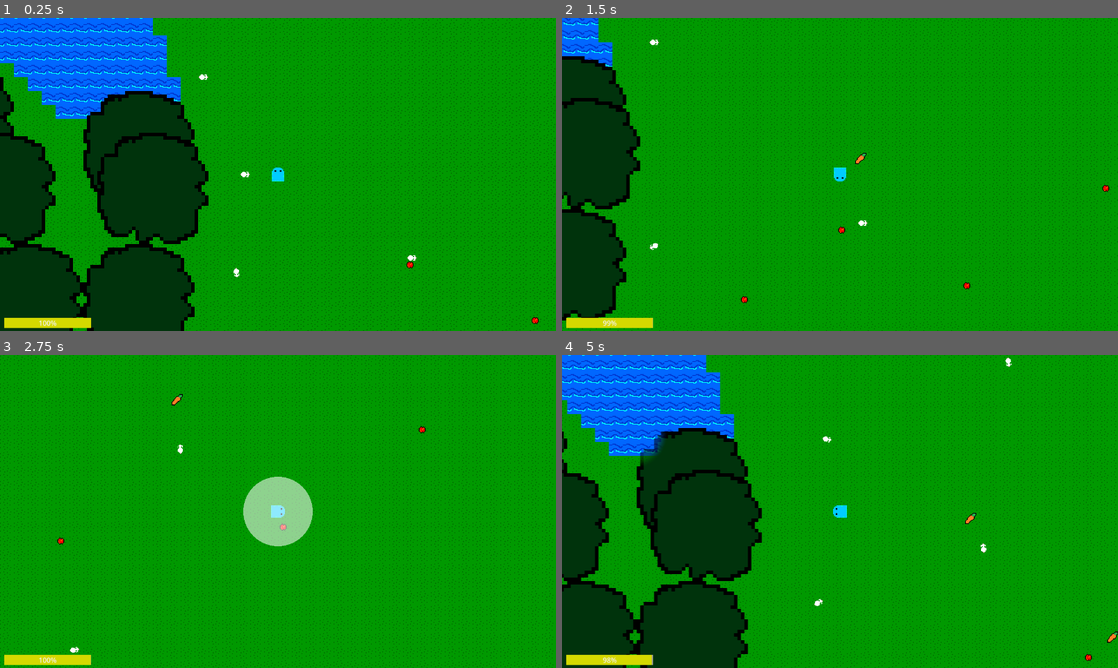
Above: before the commit, frames 1-4 (two rows, left to right).
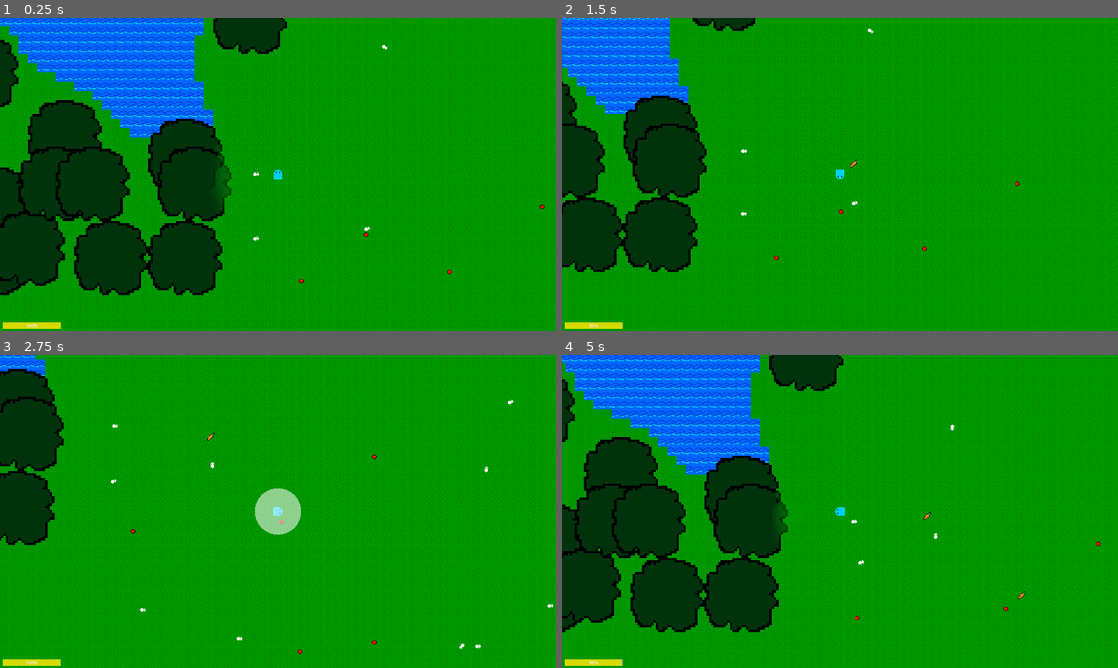
Above: after the commit, the same moments.

Repository: Kyhel/lost-in-pixels
Game: Godot game, scene res://scenes/game.tscn
The game is run twice, just before and just after one commit, with the same random seed, the same clock (stepped at 60 frames per second) and the same inputs.
Inputs:
- Up to frame 1 (0.25 s): no input
- Up to frame 2 (1.5 s): hold Right (ui_right) 0.53-1.28 s; hold F (attack) 0.53-1.28 s; hold Down (ui_down) from 1.28 s (still down); tap Q (spawn_carrot) at 1.35 s
- Up to frame 3 (2.75 s): release Down (ui_down) at 2.03 s; hold Right (ui_right) from 2.03 s (still down); hold F (attack) from 2.03 s (still down)
- Up to frame 4 (5 s): release Right (ui_right) at 2.78 s; release F (attack) at 2.78 s; hold Up (ui_up) 2.78-3.53 s; tap Q (spawn_carrot) at 2.85, 4.35 s; hold F (attack) 3.53-4.28 s; hold Left (ui_left) from 3.53 s (still down)

The runs differ from the first frame. In frame 1, 33% of the frame differs, in the area x 0-100%, y 0-100%; in frame 2, 25%; in frame 3, 17%; in frame 4, 33%.

Commit message:
Added beavers, and the ability to swim

Diff:
--- a/actors/base/creature.gd
+++ b/actors/base/creature.gd
@@ -6,12 +6,6 @@
 ## [method _on_damage_taken] in subclasses to customize behavior.
 
 ## Physics layer bits (project: 1=Player, 2=Terrain, 3=Enemies, 4=Small creatures, 5=Big creatures).
-const LAYER_PLAYER := 1
-const LAYER_TERRAIN := 2
-const LAYER_ENNEMIES := 4
-const LAYER_SMALL_CREATURES := 8   # layer 4
-const LAYER_BIG_CREATURES := 16   # layer 5
-const LAYER_FLYING_CREATURES := 64   # layer 6
 
 signal damage_taken(amount: int, source: Node)
 signal died
@@ -132,22 +126,27 @@
 func _get_collision_layer() -> int:
 
 	if creature_data.can_fly:
-		return LAYER_FLYING_CREATURES | LAYER_ENNEMIES
+		return Layers.FLYING_CREATURES
 
 	if is_big:
-		return LAYER_BIG_CREATURES | LAYER_ENNEMIES
+		return Layers.BIG_CREATURES
 	else:
-		return LAYER_SMALL_CREATURES | LAYER_ENNEMIES
+		return Layers.SMALL_CREATURES
 
 func _get_collision_mask() -> int:
 
 	if creature_data.can_fly:
 		return 0
 
-	if is_big:
-		return LAYER_TERRAIN | LAYER_BIG_CREATURES
-	else:
-		return LAYER_TERRAIN | LAYER_PLAYER | LAYER_SMALL_CREATURES | LAYER_BIG_CREATURES
+	var mask = Layers.TERRAIN | Layers.BIG_CREATURES | Layers.ENVIRONMENT | Layers.WATER
+
+	if not is_big:
+		mask |= Layers.PLAYER | Layers.SMALL_CREATURES
+
+	if creature_data.can_swim:
+		mask &= ~Layers.WATER
+
+	return mask
 
 func _update_hunger(delta: float) -> void:
 
--- a/actors/base/creature_data.gd
+++ b/actors/base/creature_data.gd
@@ -24,6 +24,7 @@
 @export var goals: Array[Goal] = []
 @export var size_type: CreatureSize = CreatureSize.SMALL
 @export var can_fly: bool = false
+@export var can_swim: bool = false
 @export var scale_factor: float = 1.0
 @export var size: int = 16
 @export var hitbox_size: int = 16
@@ -33,7 +34,7 @@
 @export var rotating_speed: float = TAU
 @export var biomes: Array[WorldGenerator.Biome] = [WorldGenerator.Biome.FOREST, WorldGenerator.Biome.PLAINS]
 @export var excluded_tile_types: Array[WorldGenerator.TileType] = [WorldGenerator.TileType.WATER]
-@export var movement_types: Array[MovementType] = [MovementType.WALK]
+@export var movement_types: Array[MovementType] = [MovementType.RUN]
 @export var needs_eating: bool = false
 @export var hunger_decay_rate: float = 5.0
 @export var taming_decay_rate: float = 5.0
--- a/ai/actions/wander_action.gd
+++ b/ai/actions/wander_action.gd
@@ -11,10 +11,10 @@
 
 		target_position = pick_wander_target(creature)
 
-		if not ChunkManager.is_area_walkable_for_creature(target_position, creature.creature_data.size):
+		if not ChunkManager.is_area_walkable_for_creature(creature, target_position, creature.creature_data.size):
 			# retry once
 			target_position = pick_wander_target(creature)
-			if not ChunkManager.is_area_walkable_for_creature(target_position, creature.creature_data.size):
+			if not ChunkManager.is_area_walkable_for_creature(creature, target_position, creature.creature_data.size):
 				# give up
 				target_position = null
 				return State.RUNNING
--- /dev/null
+++ b/data/actors/animals/beaver.tres
@@ -0,0 +1,18 @@
+[gd_resource type="Resource" script_class="CreatureData" format=3 uid="uid://0x6ua5yre7y1"]
+
+[ext_resource type="Script" uid="uid://b03s60gt6mpeu" path="res://ai/goals/goal.gd" id="1_56npc"]
+[ext_resource type="Resource" uid="uid://dhnvy30mkocgp" path="res://ai/goals/wander_goal.tres" id="2_27jme"]
+[ext_resource type="Script" uid="uid://clk4ii14vm1a2" path="res://actors/base/creature_data.gd" id="2_yyua3"]
+[ext_resource type="PackedScene" uid="uid://t3fl73nnvosx" path="res://ai/sensors/rabbit_food_sensor.tscn" id="3_sas3b"]
+[ext_resource type="Texture2D" uid="uid://biu286a1d7wjw" path="res://assets/creatures/beaver.png" id="4_27jme"]
+
+[resource]
+script = ExtResource("2_yyua3")
+sprite = ExtResource("4_27jme")
+sensor_scenes = Array[PackedScene]([ExtResource("3_sas3b")])
+goals = Array[ExtResource("1_56npc")]([ExtResource("2_27jme")])
+can_swim = true
+size = 30
+hitbox_size = 12
+excluded_tile_types = Array[int]([])
+metadata/_custom_type_script = "uid://clk4ii14vm1a2"
--- a/objects/world_item.tscn
+++ b/data/objects/world_item.tscn
@@ -1,6 +1,6 @@
 [gd_scene format=3 uid="uid://bd7wbpb0jhydq"]
 
-[ext_resource type="Script" uid="uid://c832tocieksip" path="res://objects/world_item.gd" id="1"]
+[ext_resource type="Script" uid="uid://c832tocieksip" path="res://data/objects/world_item.gd" id="1"]
 
 [sub_resource type="CircleShape2D" id="CircleShape2D_3s8yu"]
 
--- a/managers/debug_config.tres
+++ b/managers/debug_config.tres
@@ -4,8 +4,9 @@
 [ext_resource type="Script" uid="uid://clk4ii14vm1a2" path="res://actors/base/creature_data.gd" id="1_vyoj0"]
 [ext_resource type="Resource" uid="uid://mok3qihbyai6" path="res://data/actors/animals/fox.tres" id="2_y5vot"]
 [ext_resource type="Resource" uid="uid://06r8vifs4yfn" path="res://data/actors/animals/rabbit.tres" id="3_y5vot"]
+[ext_resource type="Resource" uid="uid://0x6ua5yre7y1" path="res://data/actors/animals/beaver.tres" id="4_u3q7j"]
 
 [resource]
 script = ExtResource("1_7gjkk")
-allowed_creatures = Array[ExtResource("1_vyoj0")]([ExtResource("2_y5vot"), ExtResource("3_y5vot")])
+allowed_creatures = Array[ExtResource("1_vyoj0")]([ExtResource("2_y5vot"), ExtResource("3_y5vot"), ExtResource("4_u3q7j")])
 metadata/_custom_type_script = "uid://dx3c2xv76tb7s"
--- a/managers/entities_manager.gd
+++ b/managers/entities_manager.gd
@@ -10,11 +10,13 @@
 var big_wandering_data: CreatureData = preload("res://data/actors/animals/big_wandering.tres") as CreatureData
 var rabbit_data: CreatureData = preload("res://data/actors/animals/rabbit.tres") as CreatureData
 var fox_data: CreatureData = preload("res://data/actors/animals/fox.tres") as CreatureData
+var beaver_data: CreatureData = preload("res://data/actors/animals/beaver.tres") as CreatureData
 
 var creature_spawn_probability_scores := [
 	# [wandering_bird_data, 0],
 	[rabbit_data, 5],
 	[fox_data, 1],
+	[beaver_data, 1],
 ]
 
 func on_chunk_unloaded(chunk: Vector2i):
--- a/managers/objects_manager.gd
+++ b/managers/objects_manager.gd
@@ -5,7 +5,7 @@
 var chunk_items: Dictionary[Vector2i, Array] = {}
 var chunk_trees: Dictionary[Vector2i, Array] = {}
 
-var world_item_scene := preload("res://objects/world_item.tscn")
+var world_item_scene := preload("res://data/objects/world_item.tscn")
 var tree_scene := preload("res://world/nature/tree_1.tscn")
 
 func _ready() -> void:
--- a/project.godot
+++ b/project.godot
@@ -26,8 +26,8 @@
 
 [display]
 
-window/size/viewport_width=1280
-window/size/viewport_height=720
+window/size/viewport_width=1920
+window/size/viewport_height=1080
 window/stretch/mode="viewport"
 window/stretch/aspect="expand"
 
@@ -82,7 +82,7 @@
 2d_render/layer_2="Occlusion"
 2d_physics/layer_1="Player"
 2d_physics/layer_2="Terrain"
-2d_physics/layer_3="Enemies"
+2d_physics/layer_3="Water"
 2d_physics/layer_4="Small creatures"
 2d_physics/layer_5="Big creatures"
 2d_physics/layer_6="Environment"
--- /dev/null
+++ b/utils/layers.gd
@@ -0,0 +1,9 @@
+class_name Layers
+
+const PLAYER := 1 # layer 1
+const TERRAIN := 2 # layer 2
+const WATER := 4 # layer 3
+const SMALL_CREATURES := 8   # layer 4
+const BIG_CREATURES := 16   # layer 5
+const ENVIRONMENT := 32   # layer 6
+const FLYING_CREATURES := 64   # layer 7
--- a/world/chunk_manager.gd
+++ b/world/chunk_manager.gd
@@ -123,14 +123,18 @@
 	var def := get_tile_def_from_world_pos(world_pos)
 	return def.get("walk_speed", 1.0)
 
-func is_walkable(world_pos: Vector2) -> bool:
+func can_creature_moveat_tile(creature: Creature, world_pos: Vector2) -> bool:
 	var def := get_tile_def_from_world_pos(world_pos)
-	return def.get("walkable", false)
+
+	var can_walk = def.get("walkable", false)
+	var can_swim = def.get("swimmable", false) and creature.creature_data.can_swim
+
+	return can_walk or can_swim
 
 ## Returns true if every tile within [size_pixels] of [center] is walkable (uses [method is_walkable] per tile).
-func is_area_walkable_for_creature(center: Vector2, size_pixels: float) -> bool:
+func is_area_walkable_for_creature(creature: Creature, center: Vector2, size_pixels: float) -> bool:
 	if size_pixels <= 0.0:
-		return is_walkable(center)
+		return can_creature_moveat_tile(creature, center)
 	var radius := size_pixels
 	var base_tile := get_tile_coords_from_world_pos(center)
 	var tile_radius := ceili(radius / TILE_SIZE)
@@ -143,7 +147,7 @@
 			)
 			if center.distance_to(tile_center) > radius:
 				continue
-			if not is_walkable(tile_center):
+			if not can_creature_moveat_tile(creature, tile_center):
 				return false
 	return true
 
--- a/world/terrain_tileset.tres
+++ b/world/terrain_tileset.tres
@@ -13,6 +13,6 @@
 3:0/0/physics_layer_0/polygon_0/points = PackedVector2Array(-8, -8, -8, 8, 8, 8, 8, -8)
 
 [resource]
-physics_layer_0/collision_layer = 2
+physics_layer_0/collision_layer = 4
 physics_layer_0/collision_mask = 0
 sources/0 = SubResource("TileSetAtlasSource_6i0au")
--- a/world/world_generator.gd
+++ b/world/world_generator.gd
@@ -12,21 +12,25 @@
 	TileType.WATER: {
 		"atlas": Vector2i(3, 0),
 		"walkable": false,
-		"walk_speed": 0.0,
+		"swimmable": true,
+		"walk_speed": 0.5,
 	},
 	TileType.SAND: {
 		"atlas": Vector2i(1, 0),
 		"walkable": true,
+		"swimmable": true,
 		"walk_speed": 0.6,
 	},
 	TileType.GRASS: {
 		"atlas": Vector2i(2, 0),
 		"walkable": true,
+		"swimmable": true,
 		"walk_speed": 1.0,
 	},
 	TileType.DARK_GRASS: {
 		"atlas": Vector2i(2, 1),
 		"walkable": true,
+		"swimmable": true,
 		"walk_speed": 1.0,
 	},
 }
Binary file added: assets/creatures/beaver.png
Not shown, added: assets/creatures/beaver.png.import
Renamed: objects/world_item.gd -> data/objects/world_item.gd
Renamed: objects/world_item.gd.uid -> data/objects/world_item.gd.uid
Not shown, added: utils/layers.gd.uid
Not shown: 1 places in world/nature/flower_red_1.tscn that only renumber resources
